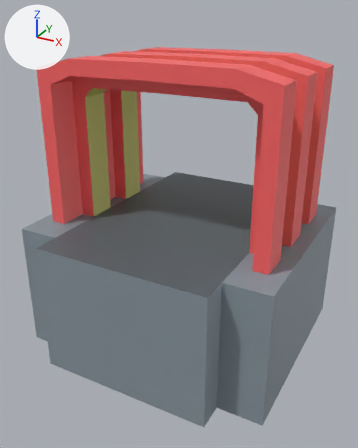
Renders of the Blender file Assets/LD42/Models/Scanner1.blend from each side of a commit.
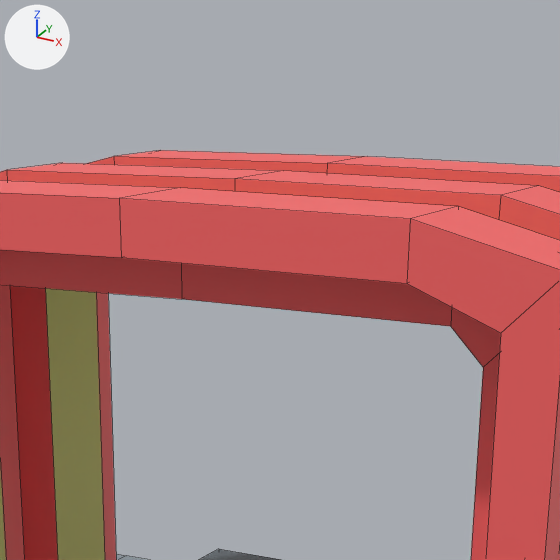
Each version is shown whole from a camera (50 mm lens) standing at (1.713, -3.247, 2.553) and looking at (-0.005, -0.122, 0.99), then close up on the part from 30% to 79% of the width and 0% to 39% of the height. The lights are fixed; the arrows at upper left show +X, +Y and +Z. The close-ups show mesh edges as thin lines.
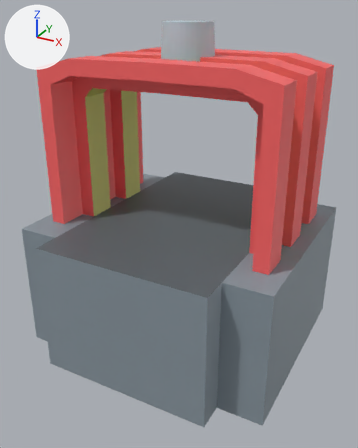
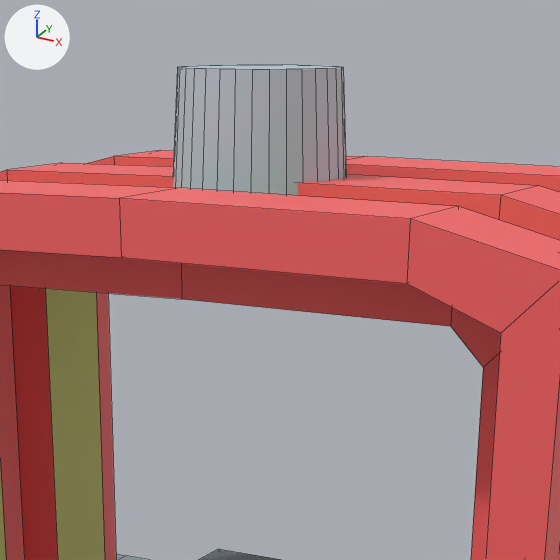
Location of each change, [x1, y1, x2, y2] in pixels of the close-ups (560 x 560 px):
'Cylinder', added: after [173, 65, 346, 196]

What the commit changed:
Mesh me_cylinder is new.
It has 128 vertices, 98 faces and spans x -2.22..2.22, y -2.22..2.22, z -2.46..1.35.
It uses material mat_swatch1_png (picture img_swatch1_png).
Object 'Cylinder' (ob_cylinder) is new; it shows me_cylinder.
Its location is (0.0, 0.0, 2.323).
Its scale is (0.1, 0.1, 0.1).
